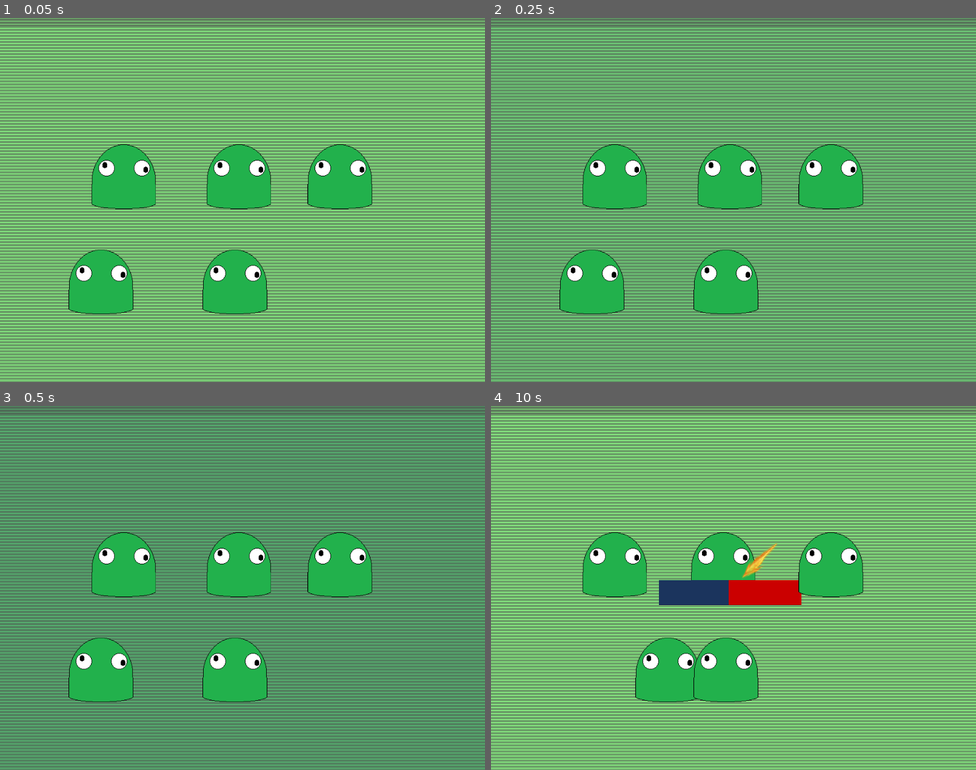
Above: before the commit, frames 1-4 (two rows, left to right).
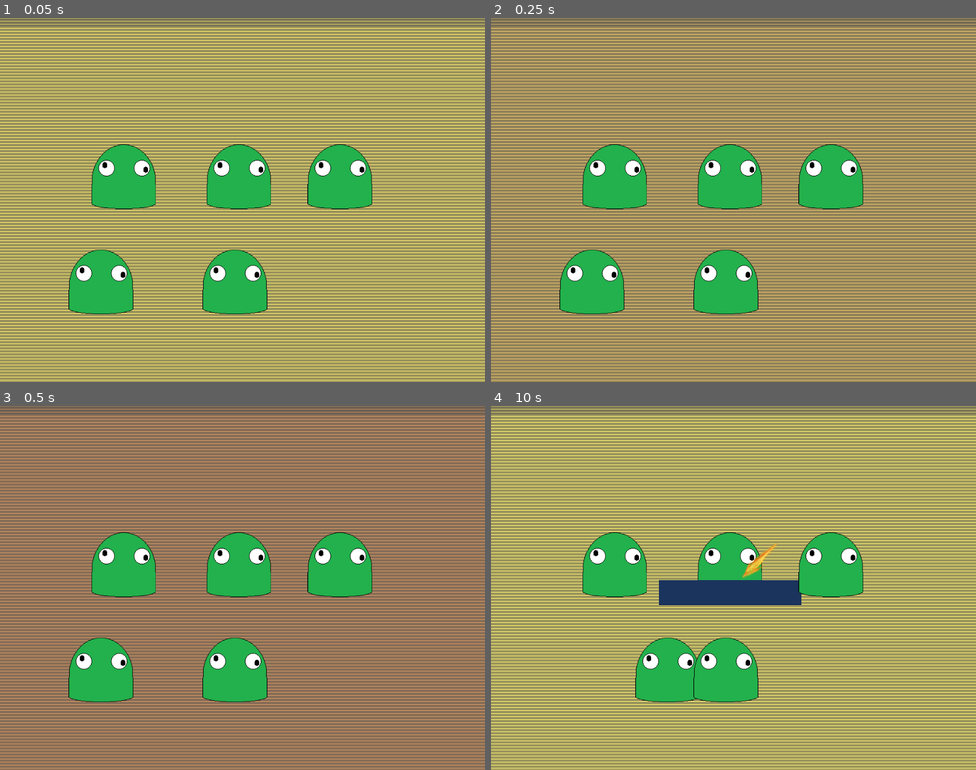
Above: after the commit, the same moments.

Repository: Tougon/CopyrightRPG
Game: Godot game, scene res://src/RPGData/Scenes/BattleScene.tscn
Two runs of this game, one before a commit and one after it. Both use one fixed random seed, a clock stepped at 60 frames per second and the inputs below. Video files are missing from this copy of the repository; at most half a second of black plays in their place.
Inputs (mouse positions are in pixels of both pictures, inside the frame that each line leads up to):
- Up to frame 1 (0.05 s): no input
- Up to frame 2 (0.25 s): no input
- Up to frame 3 (0.5 s): no input
- Up to frame 4 (10 s): tap Enter (ui_accept) at 0.5, 0.77, 0.8, 1.07, 2.3, 8.3, 9.77, 9.8 s; move the mouse to (840, 569) at 0.52 s; press the mouse at (840, 569) at 0.53 s; release the mouse at (840, 569) at 1.25 s; drag from (636, 606) to (709, 660) at 1.27 s; move the mouse to (782, 507) at 2.02 s; press the mouse at (782, 507) at 2.03 s; release the mouse at (782, 507) at 2.75 s; click "Attack" at 2.75 s; drag from (709, 660) to (588, 533) at 3.52 s; move the mouse to (879, 642) at 4.27 s; hold Enter (ui_accept) 4.28-5 s; click (879, 642) at 4.42 s; drag from (588, 533) to (660, 497) at 5.02 s; click "Magic" at 5.75 s; click "Defend" at 6.5 s; click "Attack" at 7.25 s; move the mouse to (757, 588) at 8.02 s; press the mouse at (757, 588) at 8.03 s; release the mouse at (757, 588) at 8.75 s; drag from (660, 497) to (636, 606) at 8.77 s; move the mouse to (840, 569) at 9.52 s; press the mouse at (840, 569) at 9.53 s

The runs differ from the first frame. In frame 1, 53% of the frame differs, in the area x 0-100%, y 0-100%; in frame 2, 53%; in frame 3, 53%; in frame 4, 54%.
Error after the commit: Out of bounds get index '0' (on base: 'Array[int]') (res://src/RPGData/Scripts/Spells/spell_cast.gd:105)

Commit message:
1-27-24: Click fixes
Player can now click the mouse to advance

Diff:
--- a/assets/Spells/test_attack_spell.tres
+++ b/assets/Spells/test_attack_spell.tres
@@ -13,7 +13,7 @@
 min_number_of_hits = 1
 max_number_of_hits = 1
 check_accuracy = true
-spell_accuracy = 100.0
+spell_accuracy = 30.0
 check_accuracy_per_hit = false
 spell_accuracy_per_hit = 100.0
 can_critical = true
--- a/project.godot
+++ b/project.godot
@@ -37,6 +37,14 @@
 
 enabled=PackedStringArray("res://addons/tflags/plugin.cfg", "res://addons/totween/plugin.cfg", "res://addons/toui/plugin.cfg")
 
+[input]
+
+advance_dialogue={
+"deadzone": 0.5,
+"events": [Object(InputEventMouseButton,"resource_local_to_scene":false,"resource_name":"","device":-1,"window_id":0,"alt_pressed":false,"shift_pressed":false,"ctrl_pressed":false,"meta_pressed":false,"button_mask":1,"position":Vector2(418, 15),"global_position":Vector2(422, 58),"factor":1.0,"button_index":1,"canceled":false,"pressed":true,"double_click":false,"script":null)
+]
+}
+
 [internationalization]
 
 locale/translations=PackedStringArray("res://assets/Localization/TextDatabase.en.translation", "res://assets/Localization/TextDatabase.es.translation", "res://assets/Localization/TextDatabase.ja.translation")
--- a/src/BattleDialogue/Scenes/dialogue_canvas.tscn
+++ b/src/BattleDialogue/Scenes/dialogue_canvas.tscn
@@ -18,6 +18,7 @@
 anchor_right = 1.0
 offset_bottom = 370.0
 grow_horizontal = 2
+mouse_filter = 2
 
 [node name="VBoxContainer" type="VBoxContainer" parent="Panel"]
 layout_mode = 1
@@ -28,11 +29,13 @@
 offset_right = -180.0
 grow_horizontal = 2
 grow_vertical = 2
+mouse_filter = 2
 
 [node name="RichTextLabel" type="RichTextLabel" parent="Panel/VBoxContainer"]
 clip_contents = false
 layout_mode = 2
 size_flags_vertical = 3
+mouse_filter = 2
 theme = ExtResource("2_r4wnr")
 bbcode_enabled = true
 text = "[bgcolor=000000D5][indent]NOT EVEN A DISTANT LAND WE'RE STUCK ON A WHOLE DIFFERENT PLANET. NO PEACE LOOKING AT  …(216 unchanged characters)…
--- a/src/BattleDialogue/Scripts/dialogue_sequence.gd
+++ b/src/BattleDialogue/Scripts/dialogue_sequence.gd
@@ -47,12 +47,16 @@
 	loop = false;
 
 
-func unhandled_input(event : InputEvent):
+func unhandled_input(event : InputEvent) -> bool:
 	if PRESS_ADVANCE :
-		if (event.is_action_pressed("ui_accept")):
+		if (event.is_action_pressed("ui_accept") || event.is_action_pressed("advance_dialogue")):
 			if loop :
 				on_dialogue_complete();
 				canvas.skip_dialogue_to_end();
 			else :
 				canvas.clear_dialogue();
 				sequence_end();
+
+			return true;
+
+	return false;
--- a/src/RPGData/Scenes/BattleScene.gd
+++ b/src/RPGData/Scenes/BattleScene.gd
@@ -113,9 +113,10 @@
 	var turn_order : Array[EntityController];
 
 	for entity in entities:
-		turn_order.append(entity);
-
-	entities.sort_custom(_compare_speed);
+		if !entity.is_defeated :
+			turn_order.append(entity);
+
+	turn_order.sort_custom(_compare_speed);
 
 	for entity in turn_order:
 		# TODO: Handle seals (copyright)
--- a/src/RPGData/Scenes/BattleScene.tscn
+++ b/src/RPGData/Scenes/BattleScene.tscn
@@ -49,13 +49,11 @@
 anchor_bottom = 1.0
 grow_horizontal = 2
 grow_vertical = 2
+mouse_filter = 2
 color = Color(0.296875, 0.296875, 0.296875, 1)
 
 [node name="VideoStreamPlayer" parent="Background/BG Video Canvas" instance=ExtResource("2_ddg1s")]
-
-[node name="Core" type="Node" parent="."]
-
-[node name="Sequencer" parent="Core" instance=ExtResource("9_lx2fn")]
+mouse_filter = 2
 
 [node name="Entities" type="Node" parent="."]
 
@@ -116,6 +114,7 @@
 offset_bottom = 120.0
 grow_horizontal = 2
 grow_vertical = 2
+mouse_filter = 0
 texture = ExtResource("3_tos7b")
 stretch_mode = 5
 
@@ -136,3 +135,7 @@
 [node name="TweenPlayerUI" type="Node" parent="UI/BG Fade Canvas/Fade Iris"]
 script = ExtResource("5_35o0w")
 sequence_list = Array[ExtResource("6_6cut8")]([SubResource("Resource_fj4kx")])
+
+[node name="Core" type="Node" parent="."]
+
+[node name="Sequencer" parent="Core" instance=ExtResource("9_lx2fn")]
--- a/src/RPGData/Scenes/Entity/EntityController.gd
+++ b/src/RPGData/Scenes/Entity/EntityController.gd
@@ -376,7 +376,7 @@
 	action_result = [null];
 
 
-static func compare_speed (a : EntityController, b : EntityController) -> int:
+static func compare_speed (a : EntityController, b : EntityController) -> bool:
 	var priority_a = -10;
 	var priority_b = -10;
 
@@ -387,9 +387,9 @@
 		priority_b = b.current_action.spell_priority;
 
 	if priority_a > priority_b:
-		return -1;
+		return true;
 	elif priority_b > priority_a:
-		return 1;
+		return false;
 
 	var a_speed = round(a.param.entity_spd * a.get_speed_modifier());
 	var b_speed = round(b.param.entity_spd * b.get_speed_modifier());
@@ -398,20 +398,20 @@
 	for mod in b.get_speed_modifiers(): b_speed *= mod;
 
 	if a_speed > b_speed:
-		return -1;
+		return true;
 	elif b_speed > a_speed:
-		return 1;
-
-	return 0;
-
-static func compare_speed_tie(a : EntityController, b : EntityController) -> int:
+		return false;
+
+	return false;
+
+static func compare_speed_tie(a : EntityController, b : EntityController) -> bool:
 	var result = compare_speed(a, b);
 
 	if result == 0:
 		if randf() > 0.5:
-			return 1;
+			return true;
 		else:
-			return -1;
+			return false;
 
 	return result;
 
--- a/src/Sequencing/Scripts/Sequencer.tscn
+++ b/src/Sequencing/Scripts/Sequencer.tscn
@@ -2,5 +2,7 @@
 
 [ext_resource type="Script" path="res://src/Sequencing/Scripts/sequencer.gd" id="1_wgos3"]
 
-[node name="Sequencer" type="Node"]
+[node name="Sequencer" type="Control"]
+layout_mode = 3
+anchors_preset = 0
 script = ExtResource("1_wgos3")
--- a/src/Sequencing/Scripts/sequence.gd
+++ b/src/Sequencing/Scripts/sequence.gd
@@ -30,5 +30,5 @@
 	self.free();
 
 
-func unhandled_input(event : InputEvent):
-	pass;
+func unhandled_input(event : InputEvent) -> bool:
+	return false;
--- a/src/Sequencing/Scripts/sequencer.gd
+++ b/src/Sequencing/Scripts/sequencer.gd
@@ -1,4 +1,4 @@
-extends Node
+extends Control
 
 class_name Sequencer
 
@@ -39,7 +39,10 @@
 
 func _unhandled_input(event):
 	if current_sequence != null:
-		current_sequence.unhandled_input(event);
+		var result = current_sequence.unhandled_input(event);
+
+		if result :
+			accept_event();
 
 
 func _on_destroy():
--- a/src/VideoPlayer/video_player.tscn
+++ b/src/VideoPlayer/video_player.tscn
@@ -6,7 +6,7 @@
 
 [sub_resource type="Gradient" id="Gradient_sr4ea"]
 offsets = PackedFloat32Array(0, 0.497653, 1)
-colors = PackedColorArray(0.560784, 1, 0.529412, 1, 0, 0.345098, 0.345098, 1, 0.560784, 1, 0.529412, 1)
+colors = PackedColorArray(0.945098, 0.894118, 0.431373, 1, 0.53812, 0.0564333, 0.300844, 1, 0.945098, 0.894118, 0.431373, 1)
 
 [sub_resource type="GradientTexture2D" id="GradientTexture2D_suad4"]
 gradient = SubResource("Gradient_sr4ea")
